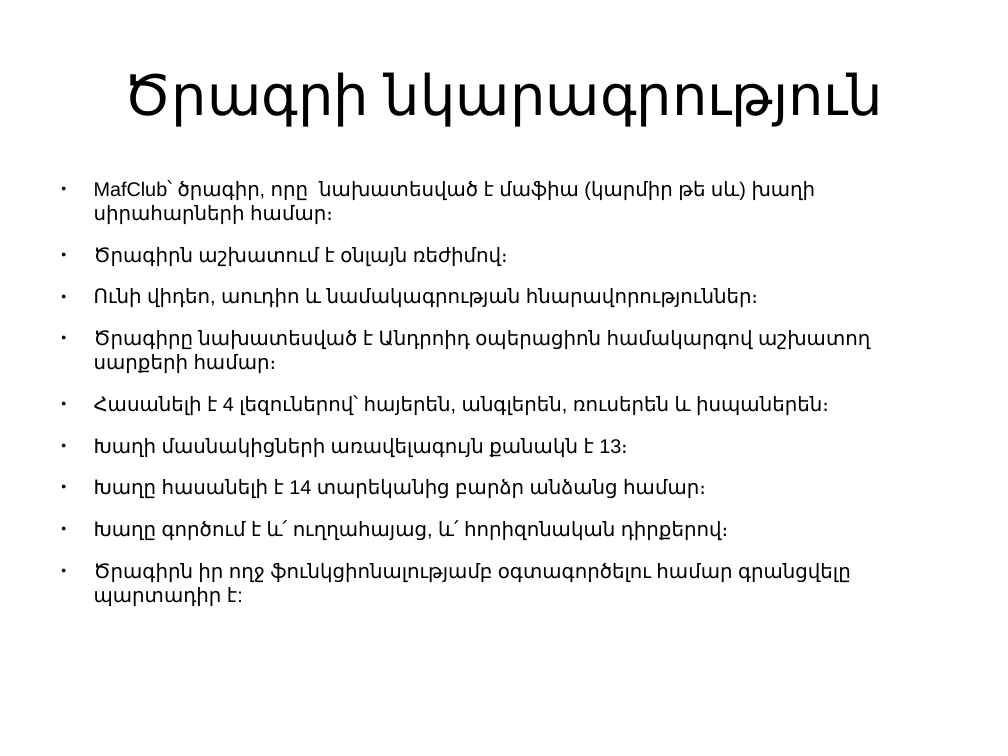
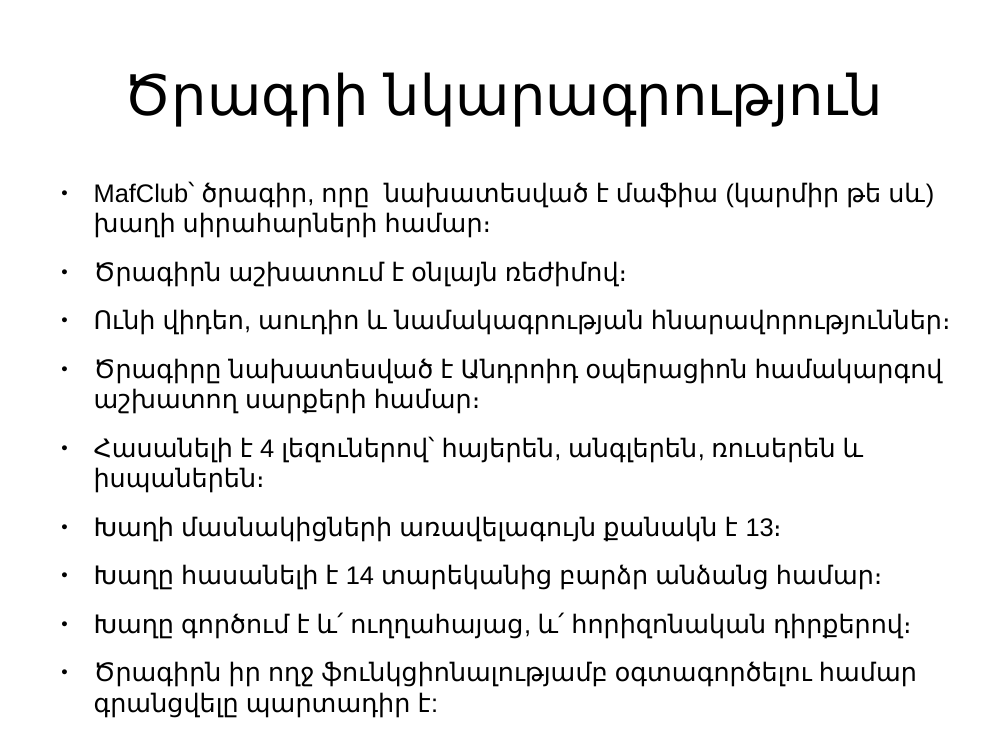
Before and after one commit to vanit-basic/instant_messenger, a slide deck: slide 2 of Documentation/Documentation.pptx. Drawn at 1008x756 pixels with LibreOffice and Linux fonts; fonts in the diff are those of the drawing; background and template pictures are left out. Boxes give left, top, right and bottom in pixels: in the first picture for what was removed or moved away, otherwise in the second. Text is boxed around its words. In the diff, an @@ line names an element or a change of style, - is before the commit and + after.

```diff
--- a/Documentation/Documentation.pptx
+++ b/Documentation/Documentation.pptx
@@ text "MafClub՝ ծրագիր, որը նախատեսված է ..." at (94, 181, 951, 718): size 15.6 to 20 pt @@
```
Also in this commit, not shown: 3 other slides changed, 7 slides added, 1 other file.
